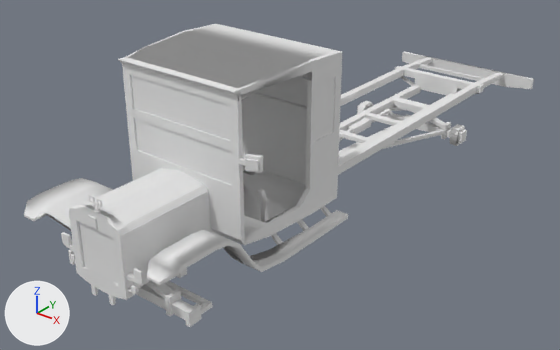
The OBJ model mccore/src/main/resources/assets/iv_tcp_v3_utility/objmodels/vehicles/trin_trumon.obj as it was, and as the next commit left it.
One viewpoint serves both versions: a 50 mm camera at (6.27, -11.55, 5.21) aimed at (-0.28, -3.37, 0.14). Every picture has the same lights, and +X, +Y and +Z are marked at lower left. Where no turn or scale is listed for an object, it has been applied to the vertices.

The first picture shows 'body_backwall', 'body_backwall_window', 'body_fender_l', 'body_fender_r', 'body_roof', 'body_windshield', 'body_windshield_rotatable', 'body_windshield_rotatable_window', 'body_windshield_window', 'chassis', 'chassis_extention_module', 'core', 'door_hood_l'.
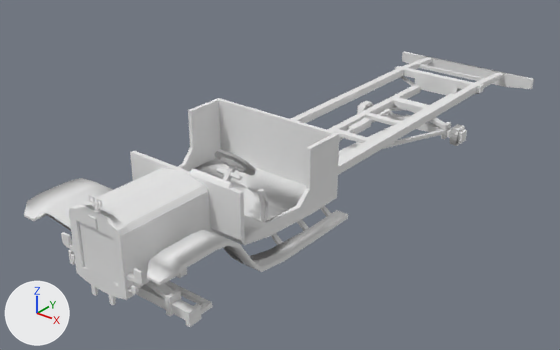
Commit message: Trin trumon - Removed cabin and windshield from main OBJ

The change in detail:
Object 'body_backwall' (ob_body_backwall) is deleted.
Object 'body_backwall_window' (ob_body_backwall_window) is deleted.
Object 'body_roof' (ob_body_roof) is deleted.
Object 'body_windshield' (ob_body_windshield) is deleted.
Object 'body_windshield_rotatable' (ob_body_windshield_rotatable) is deleted.
Object 'body_windshield_rotatable_window' (ob_body_windshield_rotatable_window) is deleted.
Object 'body_windshield_window' (ob_body_windshield_window) is deleted.

Changed parts and their boxes (x1, y1, x2, y2) in the pictures (560 x 350 px):
'body_roof', deleted
    before: (118, 24, 342, 101)
'body_windshield_rotatable_window', deleted
    before: (131, 75, 230, 140)
'body_windshield', deleted
    before: (122, 63, 263, 194)
'body_windshield_window', deleted
    before: (135, 119, 232, 185)
'body_backwall', deleted
    before: (241, 69, 342, 149)
'body_backwall_window', deleted
    before: (256, 73, 335, 141)
'body_windshield_rotatable', deleted
    before: (126, 69, 235, 147)
